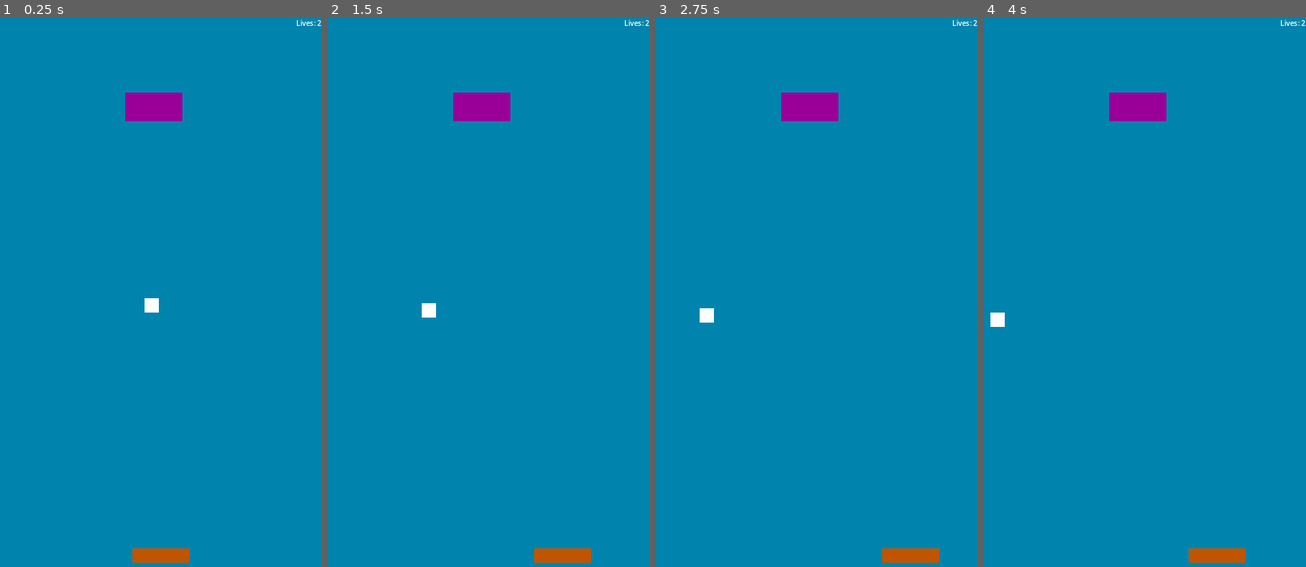
Above: before the commit, frames 1-4 (left to right).
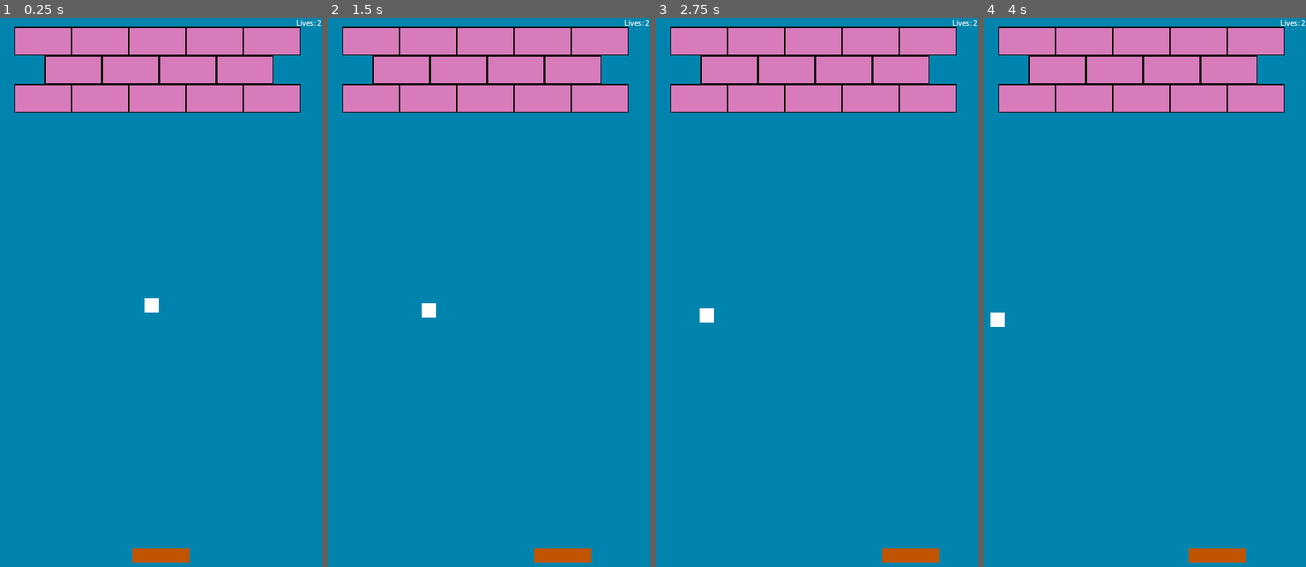
Above: after the commit, the same moments.

Repository: DDSuarez/NotBreakout
Game: Godot game, scene res://src/scenes/game.tscn
Same seed, same stepped clock (60 frames per second), same inputs: the game is played once before the commit and once after it.
Inputs:
- Up to frame 1 (0.25 s): no input
- Up to frame 2 (1.5 s): hold Right (m_right) 0.53-1.28 s; hold Left (m_left) from 1.28 s (still down)
- Up to frame 3 (2.75 s): release Left (m_left) at 2.03 s; hold Right (m_right) from 2.03 s (still down)
- Up to frame 4 (4 s): tap Enter at 3.5 s; release Right (m_right) at 3.53 s; hold Left (m_left) from 3.53 s (still down)

The runs differ from the first frame. In frame 1, 13% of the frame differs, in the area x 4-94%, y 1-19%; in frame 2, 13%; in frame 3, 13%; in frame 4, 13%.

Commit message:
added brick sprite, built map, and made ball faster each hit

Diff:
--- a/src/scenes/brick.tscn
+++ b/src/scenes/brick.tscn
@@ -1,4 +1,6 @@
-[gd_scene load_steps=2 format=3 uid="uid://prjxur3072sg"]
+[gd_scene load_steps=3 format=3 uid="uid://prjxur3072sg"]
+
+[ext_resource type="Texture2D" uid="uid://b55pjtcl63br4" path="res://assets/images/brick.png" id="1_ns7y4"]
 
 [sub_resource type="RectangleShape2D" id="RectangleShape2D_mr8xv"]
 size = Vector2(128, 64)
@@ -6,18 +8,16 @@
 [node name="Brick" type="StaticBody2D"]
 
 [node name="CollisionShape2D" type="CollisionShape2D" parent="."]
+position = Vector2(64, 32)
 shape = SubResource("RectangleShape2D_mr8xv")
 
+[node name="Sprite2D" type="Sprite2D" parent="."]
+texture_filter = 1
+position = Vector2(64, 32)
+texture = ExtResource("1_ns7y4")
+
 [node name="ColorRect" type="ColorRect" parent="."]
-anchors_preset = 8
-anchor_left = 0.5
-anchor_top = 0.5
-anchor_right = 0.5
-anchor_bottom = 0.5
-offset_left = -64.0
-offset_top = -32.0
-offset_right = 64.0
-offset_bottom = 32.0
-grow_horizontal = 2
-grow_vertical = 2
+visible = false
+offset_right = 128.0
+offset_bottom = 64.0
 color = Color(0.603922, 0, 0.596078, 1)
--- a/src/scenes/game.tscn
+++ b/src/scenes/game.tscn
@@ -24,7 +24,6 @@
 position = Vector2(360, 1216)
 
 [node name="Bricks" type="Node2D" parent="."]
-position = Vector2(344, 198)
 
 [node name="Balls" type="Node2D" parent="."]
 position = Vector2(360, 640)
--- a/src/scripts/ball.gd
+++ b/src/scripts/ball.gd
@@ -1,9 +1,13 @@
 extends CharacterBody2D
 
-const SPEED = 600
+const START_SPEED = 600
+const ACCEL : int = 50
+
+var speed : int
 
 # Called when the node enters the scene tree for the first time.
 func _ready():
+	speed = START_SPEED
 	velocity = Vector2(randf_range(-1, 1), randf_range(0, 1))
 
 
@@ -13,11 +17,16 @@
 
 
 func _physics_process(delta):
-	var collision = move_and_collide(velocity * SPEED * delta)
+	var collision = move_and_collide(velocity * speed * delta)
 	var collider
 	if collision:
 		$AudioStreamPlayer2D.play()
 		collider = collision.get_collider()
-		velocity = velocity.bounce(collision.get_normal())
-		if collider == $"../../Bricks/Brick":
+		if collider == $"../../Player":
+			speed += ACCEL
+			velocity = velocity.bounce(collision.get_normal())
+		else:
+			velocity = velocity.bounce(collision.get_normal())
+		#print(collider.name)
+		if collider.name.match("Brick*"):
 			collider.queue_free()
--- /dev/null
+++ b/src/scripts/brick.gd
@@ -0,0 +1,11 @@
+extends StaticBody2D
+
+
+# Called when the node enters the scene tree for the first time.
+func _ready():
+	pass # Replace with function body.
+
+
+# Called every frame. 'delta' is the elapsed time since the previous frame.
+func _process(delta):
+	pass
--- a/src/scripts/game.gd
+++ b/src/scripts/game.gd
@@ -3,8 +3,8 @@
 var brickScene = preload("res://src/scenes/brick.tscn")
 var ballScene = preload("res://src/scenes/ball.tscn")
 
-var brickInstance
-var ballInstance
+var brick_x = 64
+var brick_y = 128
 
 # Called when the node enters the scene tree for the first time.
 func _ready():
@@ -27,17 +27,28 @@
 
 
 func spawn_ball():
-	ballInstance = ballScene.instantiate()
-	$Balls.add_child(ballInstance)
+	var ballInstance = ballScene.instantiate()
+	$Balls.add_child(ballInstance, true)
 
 
-func spawn_brick():
-	brickInstance = brickScene.instantiate()
+func spawn_brick(x, y, name):
+	var brickInstance = brickScene.instantiate()
+	brickInstance.position = Vector2(x, y)
+	brickInstance.set_name(name)
 	$Bricks.add_child(brickInstance)
 
 
 func build_map():
-	spawn_brick()
+	var offset_y = 20
+
+	for n in 5:
+		spawn_brick((n * 128) + 32, offset_y, "Brick" + str(n))
+
+	for n in 4:
+		spawn_brick((n * 128) + 100, offset_y + (brick_y / 2), "Brick" + str(n + 5))
+
+	for n in 5:
+		spawn_brick((n * 128) + 32, offset_y + ((brick_y / 2) * 2), "Brick" + str(n + 9))
 
 func _on_bottom_body_entered(body):
 	Globals.lives -= 1
Binary file added: assets/images/brick.png
Not shown, added: assets/images/brick.png.import
Not shown, added: assets/images/brick.pxo
